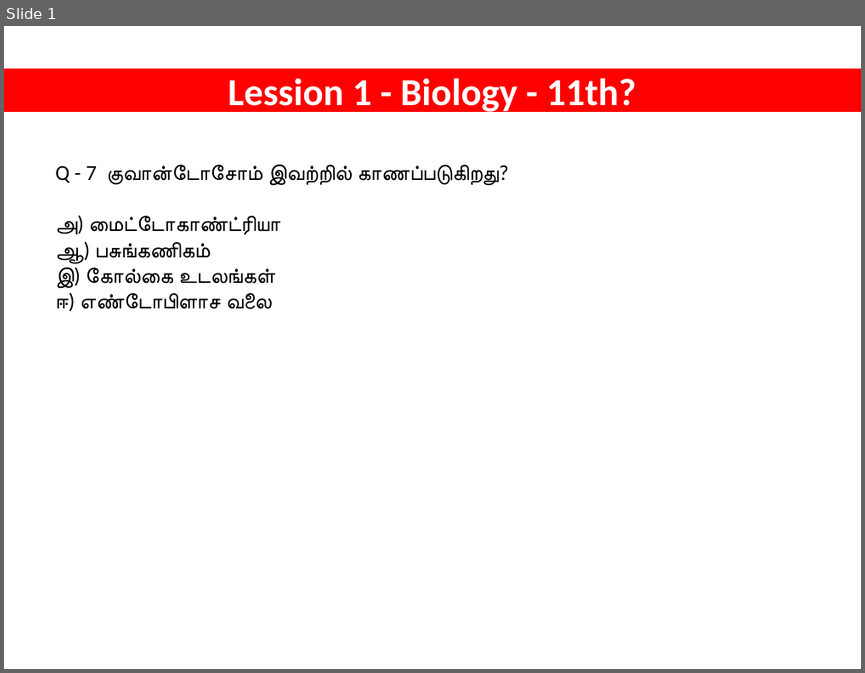
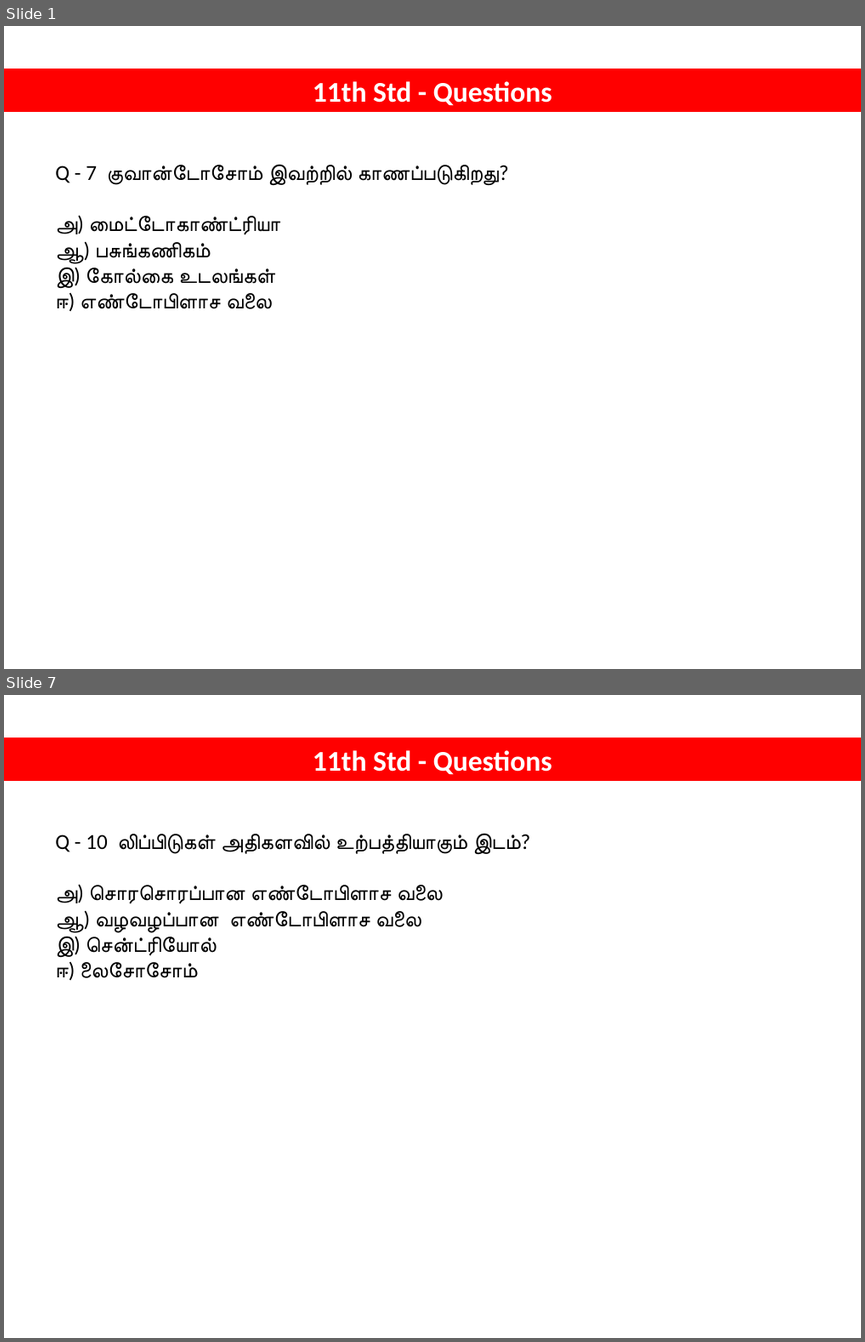
Before and after one commit to tvmani/tvmani.github.io, a slide deck: tamil_biology/NEET_BIOLOGY_001.pptx. Shown one above the other, each under a label of ours: slide 1 before the commit, slides 1 and 7 after it; the slides between them are not shown. The pictures are 865x673 and 865x1342 pixels, drawn with LibreOffice and Linux fonts; fonts in the diff are those of the drawing. Boxes give left, top, right and bottom in pixels: in the first picture for what was removed or moved away, otherwise in the second. Text is boxed around its words. In the diff, an @@ line names an element or a change of style, - is before the commit and + after.

```diff
--- a/tamil_biology/NEET_BIOLOGY_001.pptx
+++ b/tamil_biology/NEET_BIOLOGY_001.pptx
@@ slide 7 added at box(4, 695, 861, 1338), background #FFFFFF @@
@@ rectangle added at box(4, 737, 861, 781), fill #FF0000, outline #FF0000 0.75 pt, 24 pt, text #FFFFFF, bold @@
+11th Std - Questions
@@ text added at box(55, 833, 517, 981), 18 pt, text #000000 @@
+Q - 10 லிப்பிடுகள் அதிகளவில் உற்பத்தியாகும் இடம்?
+அ) சொரசொரப்பான எண்டோபிளாச வலை
+ஆ) வழவழப்பான எண்டோபிளாச வலை
+இ) சென்ட்ரியோல்
+ஈ) லைசோசோம்
@@ slide 1 changed as well @@
@@ text in rectangle at box(313, 81, 552, 106): text changed; size 32 to 24 pt @@
-Lession 1 - Biology - 11th?
+11th Std - Questions
```
Also in this commit, not shown: 8 other slides added, 1 other file.
